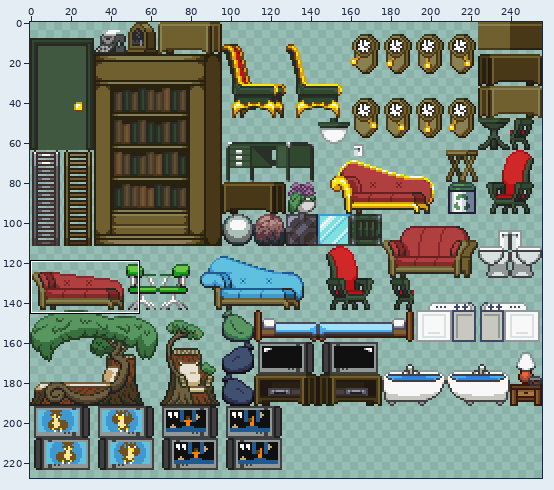
Edited in one commit: sprite sheet (res/gfx/statics.png). Above: a wide view before the commit, with the close-up outlined.
Close-up. Before:
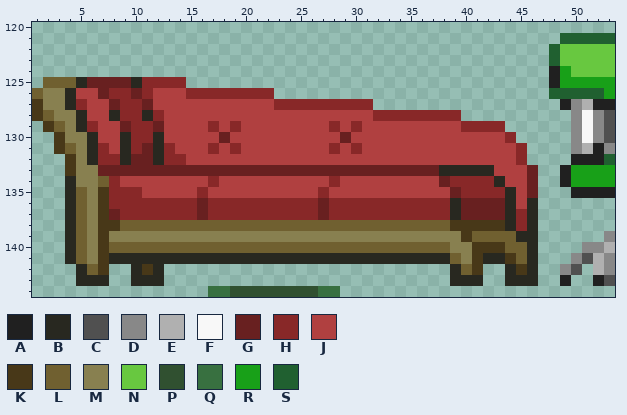
The file is 256x256 pixels. Shown: x 1..53, y 120..144. The wide view leaves out empty margins. The commit also changed other parts of the picture, which this record leaves out.
Palette (. is transparent): A #202020  B #282820  C #505050  D #888888  E #b0b0b0  F #f8f8f8  G #682020  H #882828  J #b04040  K #483818  L #706030  M #888050  N #68c840  P #305030  Q #387040  R #18a018  S #206030
And afterwards:
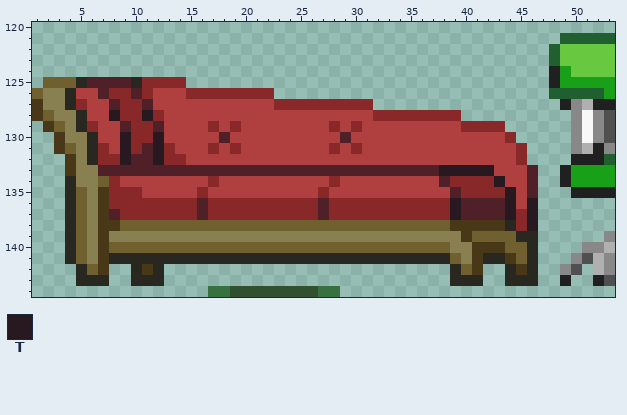
Colours new in this view: T #281820
Change:
colour G: #682020 -> #502028
y 128: x 8 B -> T; x 11 B -> T
y 130..132: x 9 B -> T; x 12 B -> T
y 133: x 38..42 BBBBB -> TTTTT
y 134: x 43 B -> T
y 135: x 44 B -> T
y 136..137: x 39 B -> T; x 44 B -> T; x 46 B -> T
y 138: x 46 B -> T
Where, in picture pixels (left, top, right, bottom), the same in both close-ups:
changed: (87, 77, 538, 231)
